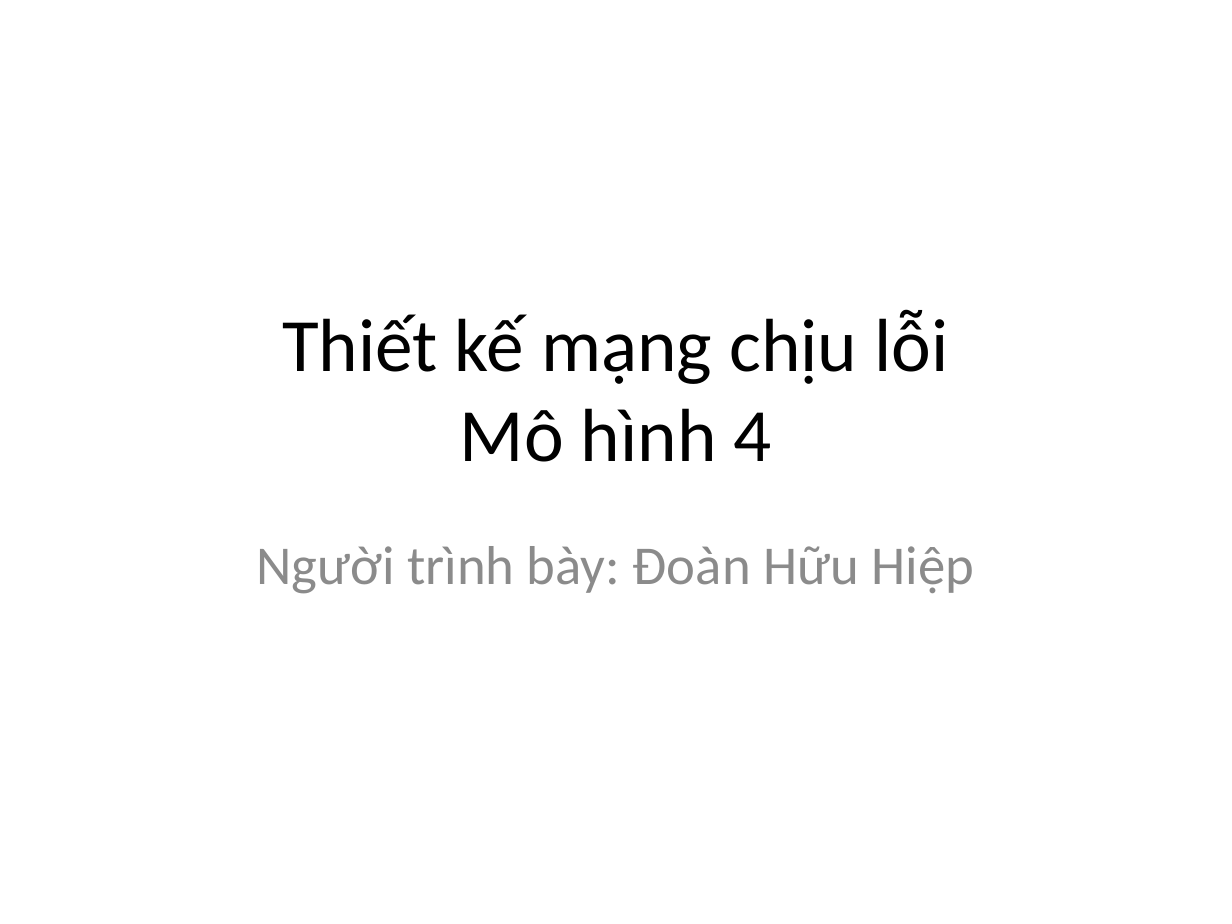
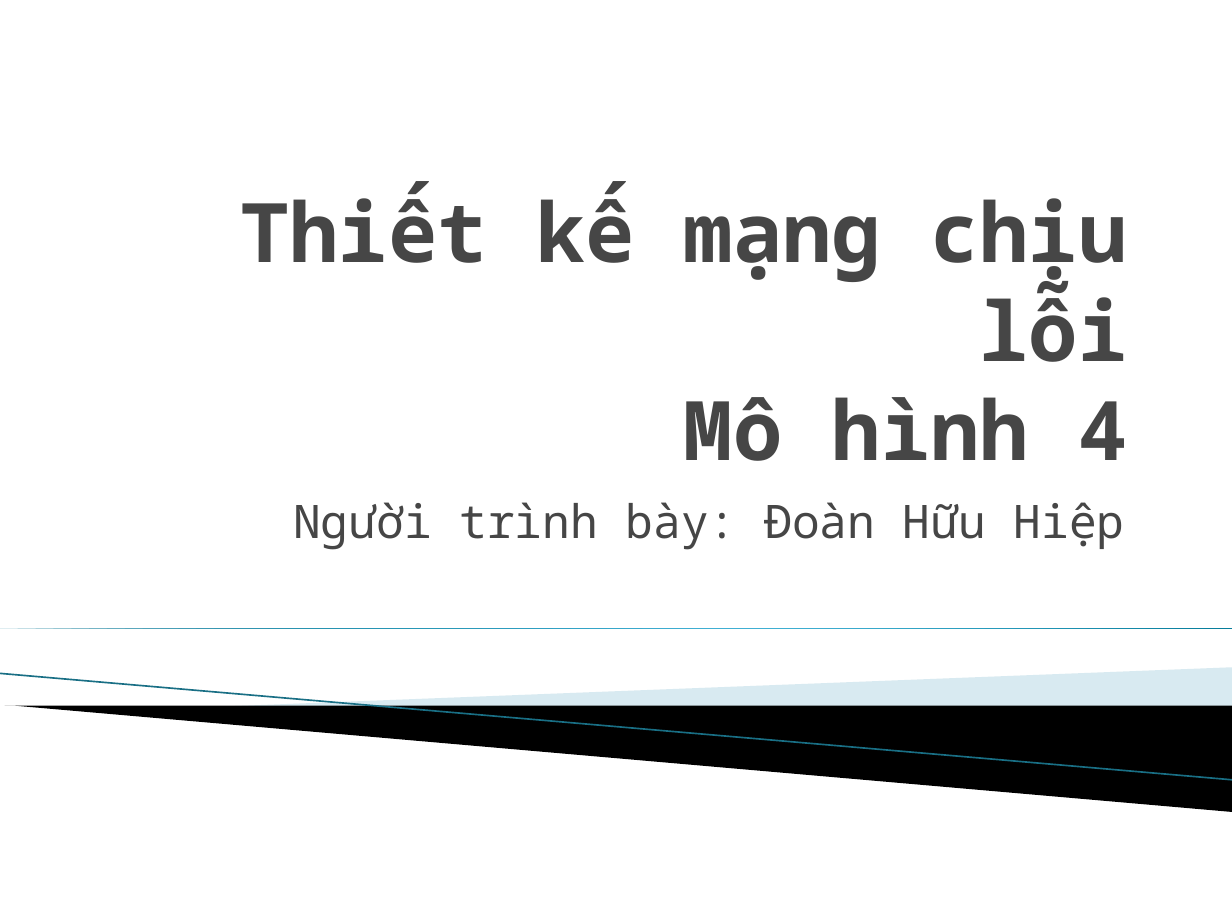
Before and after one commit to luongnv89/GAMSOND, a slide deck: slide 1 of Presents/HiepDH.Thiết kế mạng chịu lỗi.pptx. Drawn at 1232x924 pixels with LibreOffice and Linux fonts; fonts in the diff are those of the drawing; background and template pictures are left out. Boxes give left, top, right and bottom in pixels: in the first picture for what was removed or moved away, otherwise in the second. Text is boxed around its words. In the diff, an @@ line names an element or a change of style, - is before the commit and + after.

```diff
--- a/Presents/HiepDH.Thiết kế mạng chịu lỗi.pptx
+++ b/Presents/HiepDH.Thiết kế mạng chịu lỗi.pptx
@@ title "Thiết kế mạng chịu lỗi ...": place and size @@
-title "Thiết kế mạng chịu lỗi ..." at box(282, 309, 948, 462)
+title "Thiết kế mạng chịu lỗi ..." at box(240, 186, 1128, 461)
@@ title "Thiết kế mạng chịu lỗi ..." at box(240, 186, 1128, 461): size 44 to 48 pt, font Calibri to Noto Sans Mono, text colour #000000 to #464646, bold on; alignment centre to right; vertical alignment middle to bottom @@
@@ subtitle "Người trình bày: Đoàn Hữu ...": place and size @@
-subtitle "Người trình bày: Đoàn Hữu ..." at box(257, 546, 974, 594)
+subtitle "Người trình bày: Đoàn Hữu ..." at box(293, 502, 1125, 550)
@@ subtitle "Người trình bày: Đoàn Hữu ..." at box(293, 502, 1125, 550): size 32 to 27 pt, font Calibri to Noto Sans Mono, text colour #8C8C8C to #464646; alignment centre to right; less space between paragraphs @@
@@ right triangle added at box(0, 628, 1232, 628), fill gradient #007896 to #4CBBDF @@
@@ line added from (0, 674) to (1232, 780), #97C5D8 0.95 pt @@
@@ freeform shape added at box(228, 668, 1232, 733), fill #A0CBDC at 40% opacity @@
@@ freeform shape added at box(5, 706, 1232, 812), fill #000000 @@
```
Also in this commit, not shown: 14 other slides changed.
